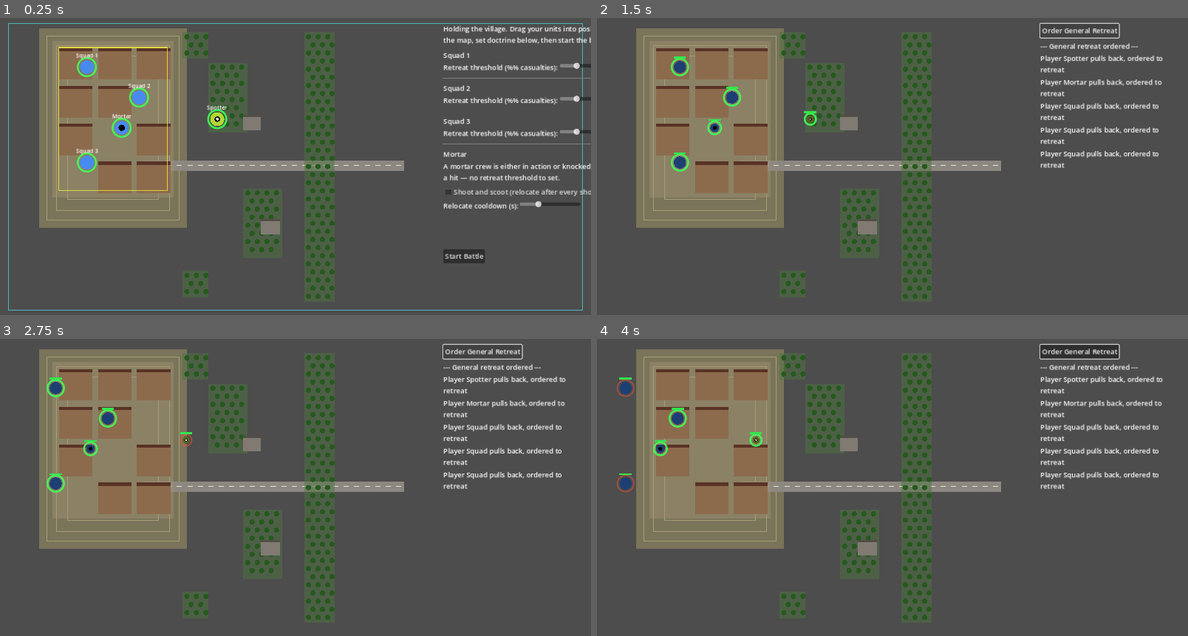
Above: before the commit, frames 1-4 (two rows, left to right).
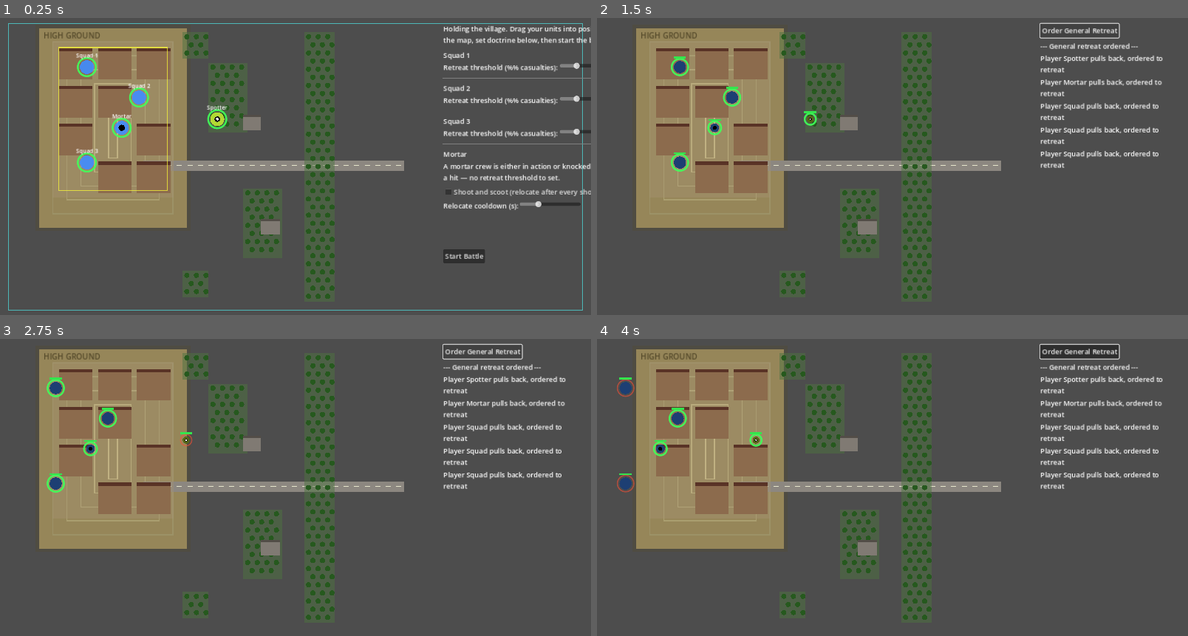
Above: after the commit, the same moments.

Repository: verybadcat/Drones
Game: Godot game, scene res://scenes/Main.tscn
Two runs of this game, one before a commit and one after it. Both use one fixed random seed, a clock stepped at 60 frames per second and the inputs below.
Inputs (mouse positions are in pixels of both pictures, inside the frame that each line leads up to):
- Up to frame 1 (0.25 s): no input
- Up to frame 2 (1.5 s): click "Start Battle" at 0.5 s; click "Order General Retreat" at 1.25 s
- Up to frame 3 (2.75 s): click "Order General Retreat" at 2 s
- Up to frame 4 (4 s): click "Order General Retreat" at 2.75 s; move the mouse to (1022, 472) at 3.52 s; click (1022, 472) at 3.67 s

The runs differ from the first frame. In frame 1, 6.0% of the frame differs, in the area x 6-32%, y 3-71%; in frame 2, 6.0%; in frame 3, 5.9%; in frame 4, 6.0%.

Commit message:
Prioritize mortars as targets; make hills visually unmistakable
_pick_target now always prefers a mortar over a squad or the spotter, for
either a squad's direct fire or another mortar's own targeting, whenever
one is a legal candidate at all -- on top of (not replacing) the existing
mortar-vs-mortar counter-battery mechanic.

Rebuilt hill rendering: a darker halo around the footprint for a raised
look against the surrounding lowland, five brightening contour rings
instead of three faint ones, and an explicit "HIGH GROUND" label.

Co-Authored-By: Claude Sonnet 5 <noreply@anthropic.com>

Diff:
--- a/scripts/battle_manager.gd
+++ b/scripts/battle_manager.gd
@@ -372,6 +372,11 @@
 ## every tick by whether some friendly currently has line of sight — not a
 ## permanent flag — so a target that broke contact behind a building has
 ## already stopped being targetable by the time this runs.
+##
+## Mortars are the highest-value target on the battlefield for both sides —
+## if one is a legal target at all, it's always preferred over a squad or
+## the spotter, for either a squad's direct fire or another mortar's own
+## targeting.
 func _pick_target(unit: Unit, enemies: Array[Unit]) -> Unit:
 	var candidates: Array[Unit] = []
 	for e in enemies:
@@ -385,6 +390,10 @@
 		candidates.append(e)
 	if candidates.is_empty():
 		return null
+
+	var mortar_candidates: Array[Unit] = candidates.filter(func(c): return c.kind == Unit.Kind.MORTAR)
+	if not mortar_candidates.is_empty():
+		return mortar_candidates[randi() % mortar_candidates.size()]
 	return candidates[randi() % candidates.size()]
 
 
--- a/scripts/game_config.gd
+++ b/scripts/game_config.gd
@@ -249,12 +249,30 @@
 	ci.draw_arc(Vector2.ZERO, radius + 5.0, 0.0, TAU, 24, color, width, true)
 
 
+## A hill needs to read as elevated at a glance, not just "vaguely tinted
+## ground" — a darker halo just outside its footprint gives it a raised
+## edge against the surrounding lowland, dense topographic-style contour
+## rings brightening toward the summit reinforce it, and an explicit label
+## removes any remaining ambiguity.
 static func _draw_hill(ci: CanvasItem, rect: Rect2) -> void:
-	ci.draw_rect(rect, Color(0.62, 0.58, 0.4, 0.55))
-	for inset in [18.0, 40.0, 65.0]:
+	var halo := Rect2(rect.position - Vector2(8.0, 8.0), rect.size + Vector2(16.0, 16.0))
+	ci.draw_rect(halo, Color(0.32, 0.29, 0.2, 0.4))
+
+	ci.draw_rect(rect, Color(0.68, 0.6, 0.38, 0.75))
+
+	var ring_count := 5
+	var max_inset: float = min(rect.size.x, rect.size.y) / 2.0 - 10.0
+	for i in ring_count:
+		var t: float = float(i + 1) / float(ring_count)
+		var inset: float = max_inset * t
 		var r := Rect2(rect.position + Vector2(inset, inset), rect.size - Vector2(inset * 2.0, inset * 2.0))
-		if r.size.x > 0.0 and r.size.y > 0.0:
-			ci.draw_rect(r, Color(0.78, 0.73, 0.52, 0.6), false, 2.0)
+		if r.size.x <= 0.0 or r.size.y <= 0.0:
+			continue
+		var b: float = 0.55 + 0.35 * t # brighter toward the summit
+		ci.draw_rect(r, Color(b, b * 0.95, b * 0.68, 0.75), false, 2.5)
+
+	ci.draw_string(ThemeDB.fallback_font, rect.position + Vector2(10.0, 24.0), "HIGH GROUND",
+		HORIZONTAL_ALIGNMENT_LEFT, -1, 18, Color(0.3, 0.26, 0.14, 0.9))
 
 
 static func _draw_road(ci: CanvasItem, rect: Rect2) -> void:
Not shown, changed: docs/designs/tactical-commander-doctrine.md
